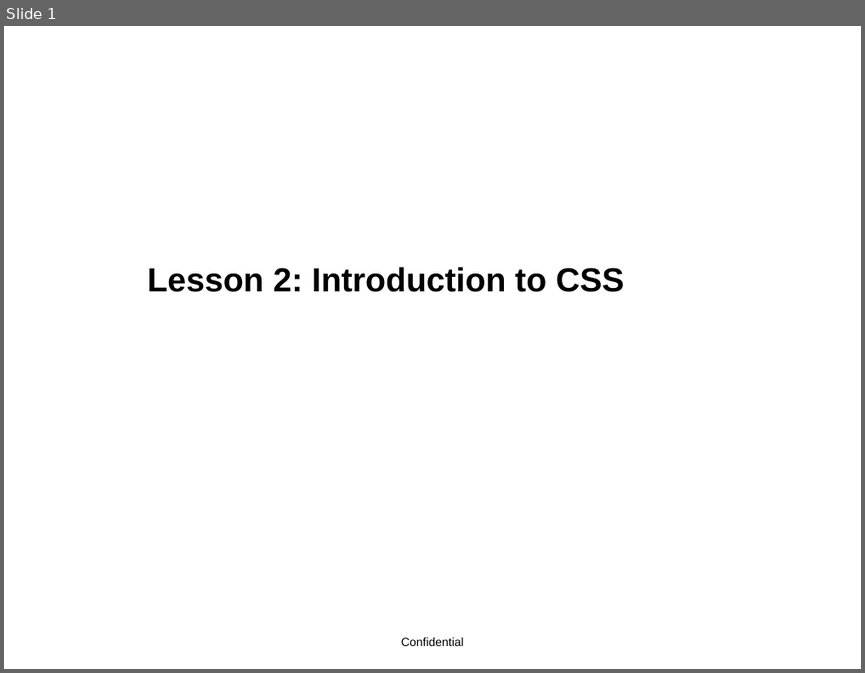
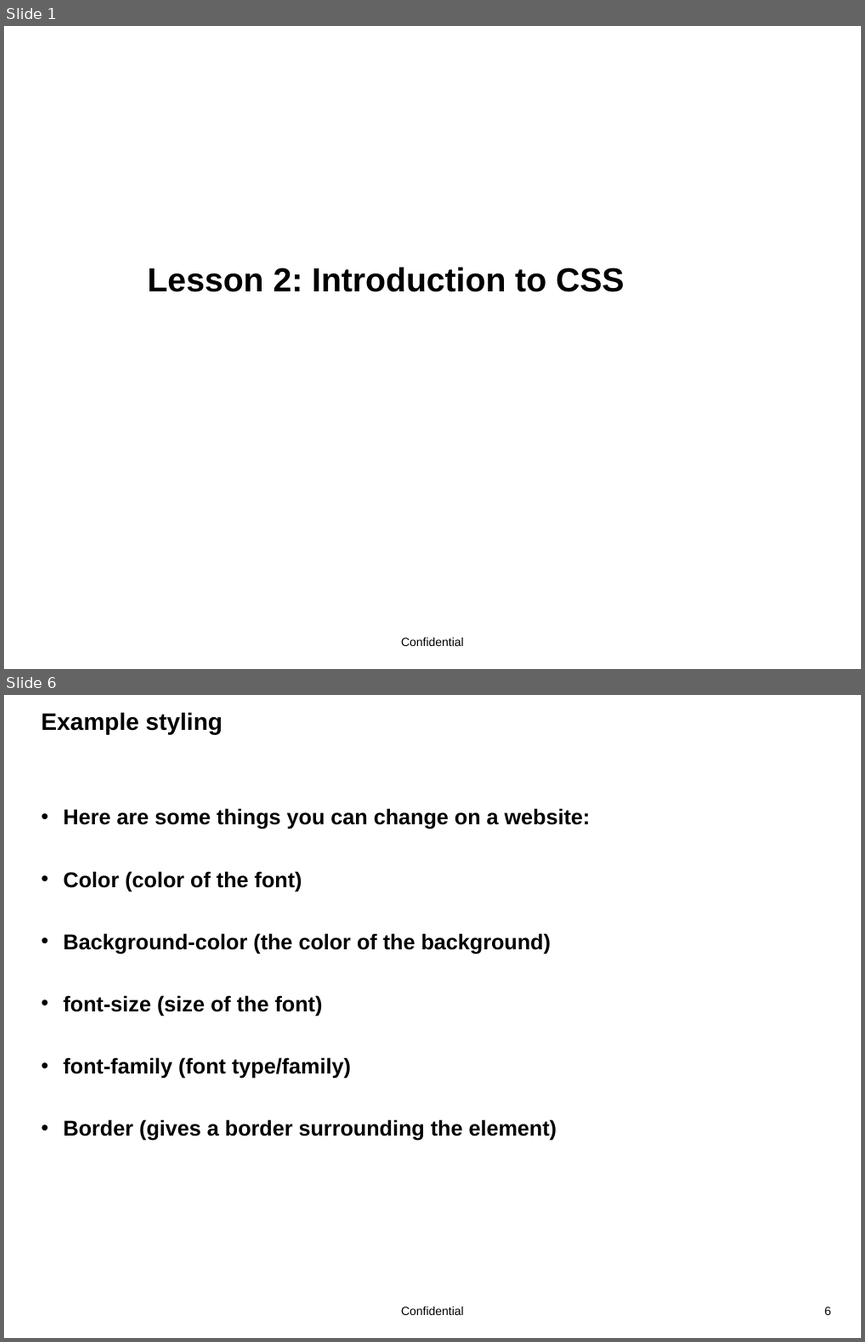
Before and after one commit to zbolmb/C1CodersCurriculum, a slide deck: lessons/lesson2/lesson2.pptx. Shown one above the other, each under a label of ours: slide 1 before the commit, slides 1 and 6 after it; the slides between them are not shown. The pictures are 865x673 and 865x1342 pixels, drawn with LibreOffice and Linux fonts; fonts in the diff are those of the drawing; background and template pictures are left out. Boxes give left, top, right and bottom in pixels: in the first picture for what was removed or moved away, otherwise in the second. Text is boxed around its words. In the diff, an @@ line names an element or a change of style, - is before the commit and + after.

```diff
--- a/lessons/lesson2/lesson2.pptx
+++ b/lessons/lesson2/lesson2.pptx
@@ slide 6 added at [4, 695, 861, 1338], background #FFFFFF; not listed: 1 template element that a slide beside it also shows @@
@@ title added at [41, 712, 222, 734], 20 pt, text #000000, bold @@
+Example styling
@@ text added at [64, 808, 590, 1140], 18 pt, text #000000, bold @@
+• Here are some things you can change on a website:
+• Color (color of the font)
+• Background-color (the color of the background)
+• font-size (size of the font)
+• font-family (font type/family)
+• Border (gives a border surrounding the element)
@@ page number added at [824, 1306, 831, 1315], 10 pt, text #000000 @@
+6
```
Also in this commit, not shown: 2 slides changed, 2 other slides added, 4 slides removed, 1 other file.
